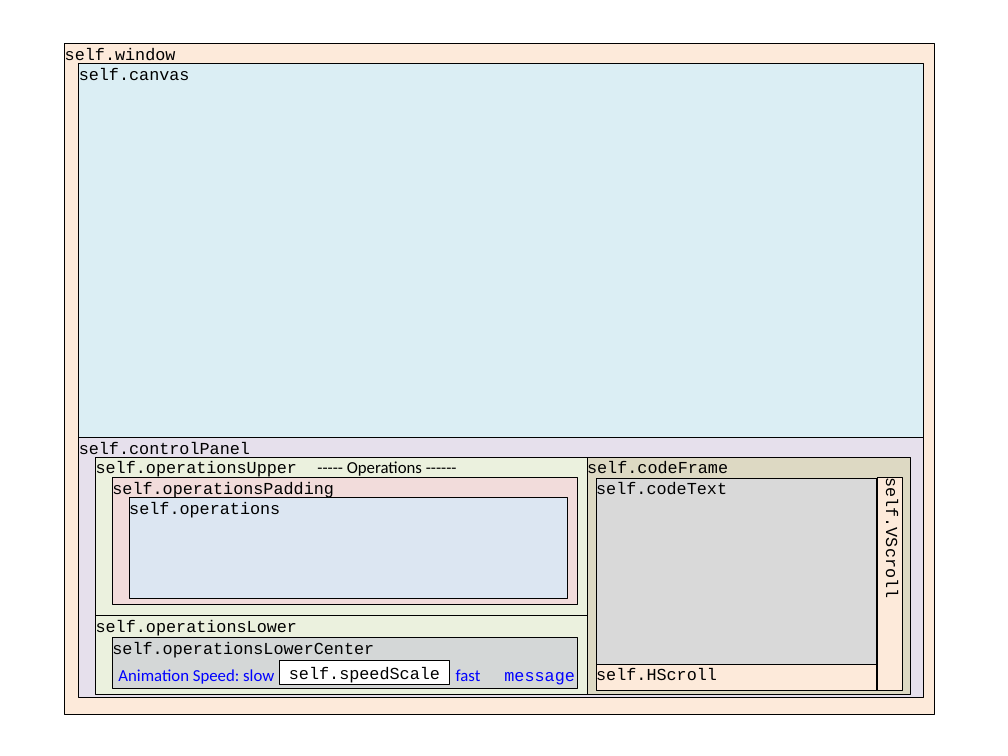
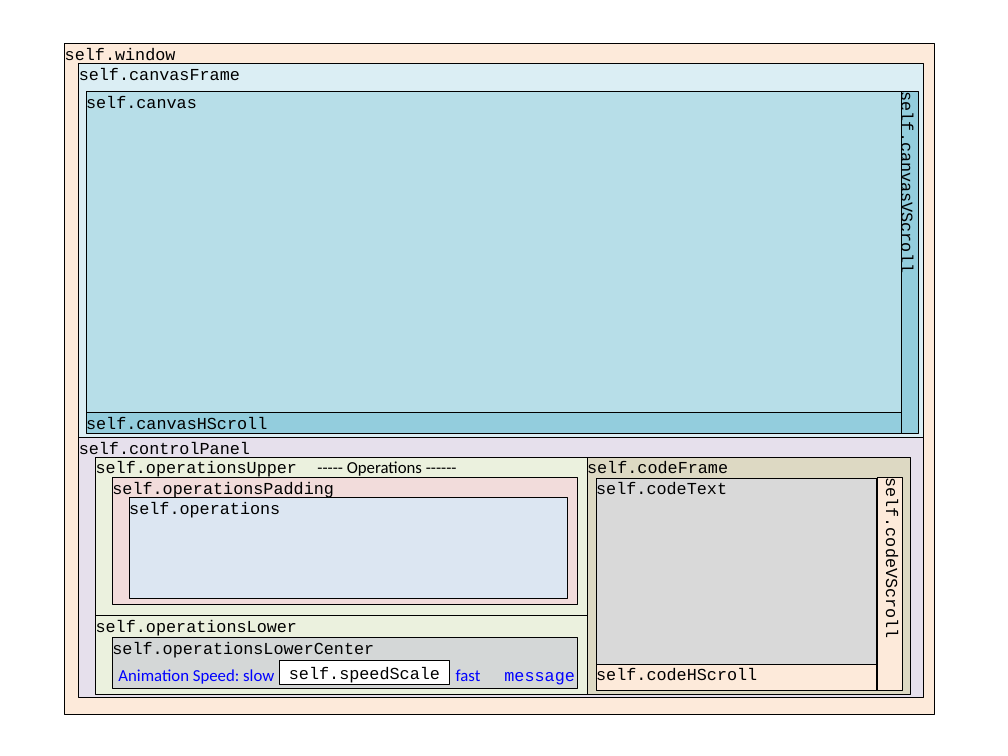
Before and after one commit to lilypolonetsky/datastructures-applets, a slide deck: slide 1 of PythonVisualizations/design/WindowLayout.pptx. Drawn at 1008x756 pixels with LibreOffice and Linux fonts; fonts in the diff are those of the drawing. Boxes give left, top, right and bottom in pixels: in the first picture for what was removed or moved away, otherwise in the second. Text is boxed around its words. In the diff, an @@ line names an element or a change of style, - is before the commit and + after.

Commit message:
Update window layout for scrollbars on canvas

```diff
--- a/PythonVisualizations/design/WindowLayout.pptx
+++ b/PythonVisualizations/design/WindowLayout.pptx
@@ text in rectangle at (79,68,240,80): text changed @@
-self.canvas
+self.canvasFrame
@@ rectangle added at (86,92,901,415), fill #B7DEE8, outline #000000 0.75 pt, 12 pt, text #000000 @@
+self.canvas
@@ rectangle added at (901,92,918,433), fill #93CDDD, outline #000000 0.75 pt, 12 pt, text #000000 @@
+self.canvasVScroll
@@ rectangle added at (86,412,901,433), fill #93CDDD, outline #000000 0.75 pt, 12 pt, text #000000 @@
+self.canvasHScroll
@@ text in rectangle at (881,493,900,633): text changed @@
-self.VScroll
+self.codeVScroll
@@ text in rectangle at (596,668,757,686): text changed @@
-self.HScroll
+self.codeHScroll
```
